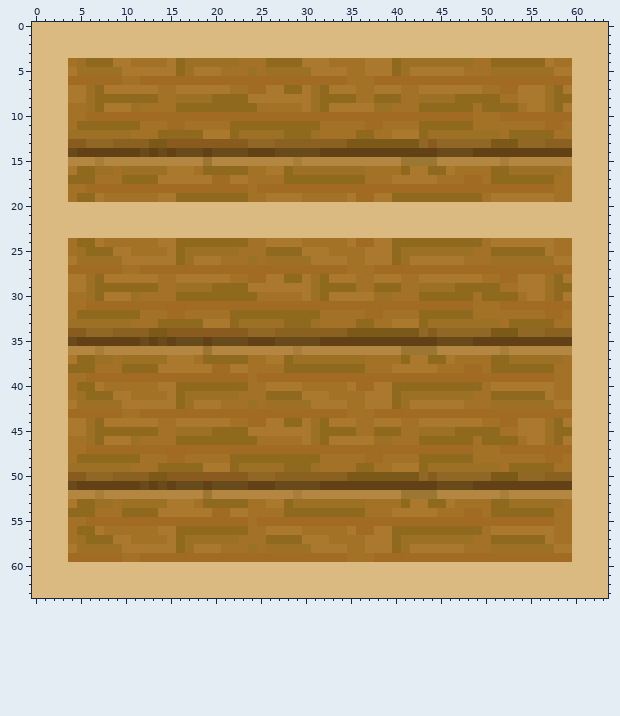
File history of a pixel-art sprite, textures/shop_side.png. The picture above was drawn from the file before the commit.
The file is 64x64 pixels. Colours within 5 levels of each other are drawn and written as one.
And afterwards:
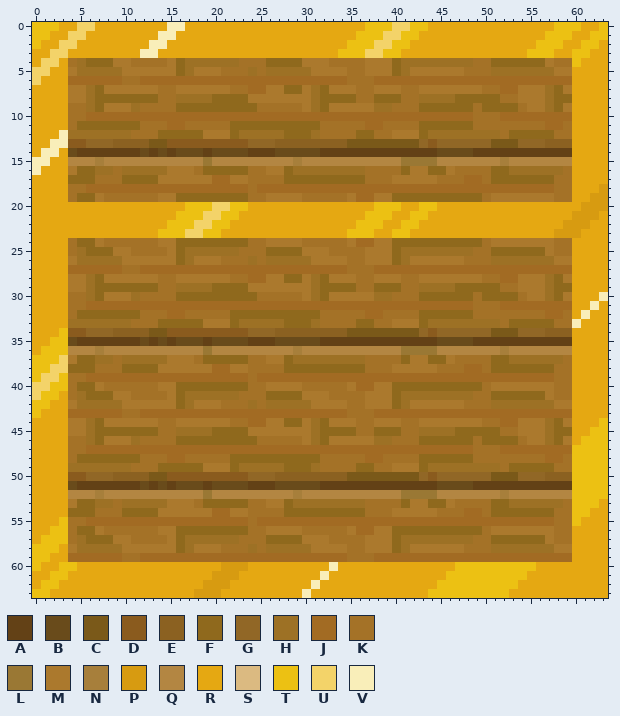
Palette (. is transparent): A #634116  B #694b1b  C #7a5919  D #8a5b1e  E #8b6121  F #8f691d  G #916726  H #9d7125  J #a26b23  K #a47227  L #9a7834  M #ab792d  N #a77f3b  P #d79b11  Q #b38642  R #e5a812  S #dbba81  T #ecc113  U #f3d369  V #f9eeb9
Edits made:
Changed rows in their new state; - is an unchanged pixel.
first column x 0:
 0 TTTRRUURRRRRRRRVVRRRRRRRRRRRRRRRRRRRRTTTUUTTRRRRRRRRRRRRRRTTTRRT
 1 TTRRUURRRRRRRRVVRRRRRRRRRRRRRRRRRRRRTTTUUTTRRRRRRRRRRRRRRTTTRRTT
 2 TRRUURRRRRRRRVVRRRRRRRRRRRRRRRRRRRRTTTUUTTRRRRRRRRRRRRRRTTTRRTTR
 3 RRUURRRRRRRRVVRRRRRRRRRRRRRRRRRRRRTTTUUTTRRRRRRRRRRRRRRTTTRRTTRR
 4 RUUR--------------------------------------------------------TRRR
 5 UURR--------------------------------------------------------RRRR
 6 URRR--------------------------------------------------------RRRR
 7 RRRR--------------------------------------------------------RRRR
 8 RRRR--------------------------------------------------------RRRR
 9 RRRR--------------------------------------------------------RRRR
10 RRRR--------------------------------------------------------RRRR
11 RRRR--------------------------------------------------------RRRR
12 RRRV--------------------------------------------------------RRRR
13 RRVV--------------------------------------------------------RRRR
14 RVVR--------------------------------------------------------RRRR
15 VVRR--------------------------------------------------------RRRR
16 VRRR--------------------------------------------------------RRRR
17 RRRR--------------------------------------------------------RRRR
18 RRRR--------------------------------------------------------RRRP
19 RRRR--------------------------------------------------------RRPP
20 RRRRRRRRRRRRRRRRRTTTUUTTRRRRRRRRRRRRRRTTTRRTTRRRRRRRRRRRRRRRRPPP
21 RRRRRRRRRRRRRRRRTTTUUTTRRRRRRRRRRRRRRTTTRRTTRRRRRRRRRRRRRRRRPPPR
22 RRRRRRRRRRRRRRRTTTUUTTRRRRRRRRRRRRRRTTTRRTTRRRRRRRRRRRRRRRRPPPRR
23 RRRRRRRRRRRRRRTTTUUTTRRRRRRRRRRRRRRTTTRRTTRRRRRRRRRRRRRRRRPPPRRR
24 RRRR--------------------------------------------------------RRRR
25 RRRR--------------------------------------------------------RRRR
26 RRRR--------------------------------------------------------RRRR
27 RRRR--------------------------------------------------------RRRR
28 RRRR--------------------------------------------------------RRRR
29 RRRR--------------------------------------------------------RRRR
30 RRRR--------------------------------------------------------RRRV
31 RRRR--------------------------------------------------------RRVR
32 RRRR--------------------------------------------------------RVRR
33 RRRR--------------------------------------------------------VRRR
34 RRRT--------------------------------------------------------RRRR
35 RRTT--------------------------------------------------------RRRR
36 RTTT--------------------------------------------------------RRRR
37 TTTU--------------------------------------------------------RRRR
38 TTUU--------------------------------------------------------RRRR
39 TUUT--------------------------------------------------------RRRR
40 UUTT--------------------------------------------------------RRRR
41 UTTR--------------------------------------------------------RRRR
42 TTRR--------------------------------------------------------RRRR
43 TRRR--------------------------------------------------------RRRR
44 RRRR--------------------------------------------------------RRRT
45 RRRR--------------------------------------------------------RRTT
46 RRRR--------------------------------------------------------RTTT
47 RRRR--------------------------------------------------------TTTT
48 RRRR--------------------------------------------------------TTTT
49 RRRR--------------------------------------------------------TTTT
50 RRRR--------------------------------------------------------TTTT
51 RRRR--------------------------------------------------------TTTT
52 RRRR--------------------------------------------------------TTTT
53 RRRR--------------------------------------------------------TTTR
54 RRRR--------------------------------------------------------TTRR
55 RRRT--------------------------------------------------------TRRR
56 RRTT--------------------------------------------------------RRRR
57 RTTT--------------------------------------------------------RRRR
58 TTTR--------------------------------------------------------RRRR
59 TTRR--------------------------------------------------------RRRR
60 TRRTTRRRRRRRRRRRRRRRRPPPRRRRRRRRRVRRRRRRRRRRRRRTTTTTTTTTRRRRRRRR
61 RRTTRRRRRRRRRRRRRRRRPPPRRRRRRRRRVRRRRRRRRRRRRRTTTTTTTTTRRRRRRRRR
62 RTTRRRRRRRRRRRRRRRRPPPRRRRRRRRRVRRRRRRRRRRRRRTTTTTTTTTRRRRRRRRRR
63 TTRRRRRRRRRRRRRRRRPPPRRRRRRRRRVRRRRRRRRRRRRRTTTTTTTTTRRRRRRRRRRR
Where, in picture pixels (left, top, right, bottom), the same in both pictures:
changed: (32, 22, 608, 598)
